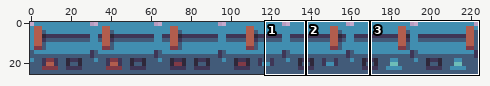
Sprite sheet -- assets/sprites/switch.png. Above, an overview of the earlier version with the close-up marked.
Close-up. As it was:
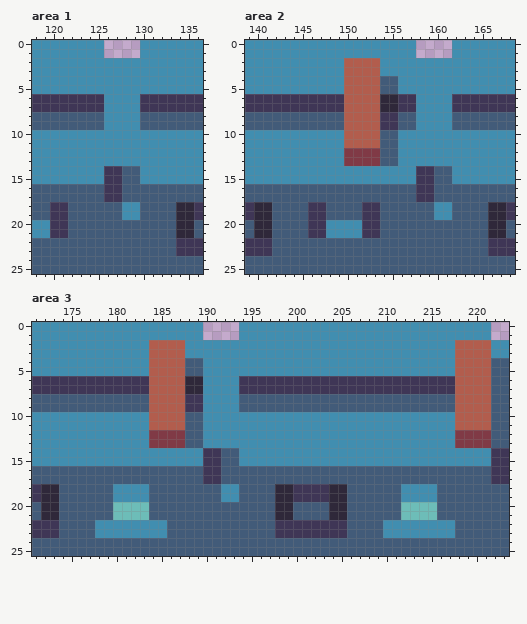
The file is 224x26 pixels. Shown: area 1: x 118..136, y 0..25; area 2: x 139..168, y 0..25; area 3: x 171..223, y 0..25. The commit also changed other parts of the picture, which this record leaves out.
New version:
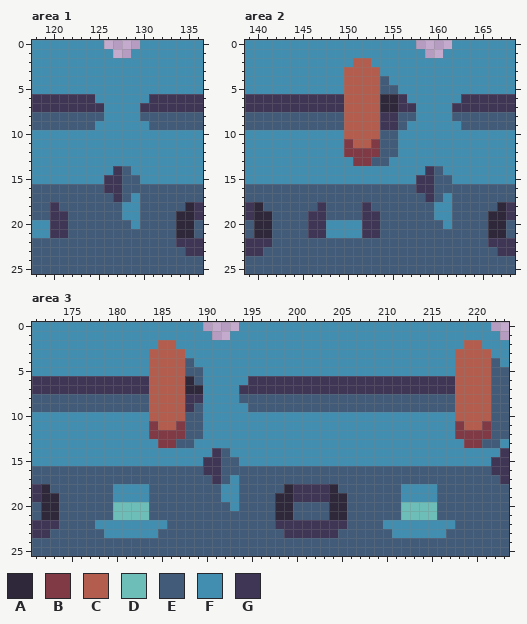
Palette (. is transparent): A #2f283a  B #803a46  C #b25d4d  D #6dbdb8  E #425b79  F #418eb0  G #3f3656
Difference:
Area 1:
y 1: x 126 . -> F; x 129 . -> F
y 6: x 125 G -> F; x 130 G -> F
y 9: x 125 E -> F; x 130 E -> F
y 14: x 126 G -> F; x 129 E -> F
y 17: x 126 G -> E; x 129 E -> F
y 18: x 121 G -> E; x 134 A -> E
y 20: x 129 E -> F
y 23: x 134 G -> E
Area 2:
y 1: x 158 . -> F; x 161 . -> F
y 2: x 150 C -> F; x 153 C -> F
y 4: x 155 E -> F
y 6: x 157 G -> F; x 162 G -> F
y 9: x 157 E -> F; x 162 E -> F
y 11: x 150 C -> B; x 153 C -> B
y 13: x 150 B -> F; x 153 B -> E; x 155 E -> F
y 14: x 158 G -> F; x 161 E -> F
y 17: x 158 G -> E; x 161 E -> F
y 18: x 141 A -> E; x 146 G -> E; x 153 G -> E; x 166 A -> E
y 20: x 161 E -> F
y 23: x 141 G -> E; x 166 G -> E
Area 3:
y 1: x 190 . -> F; x 193 . -> F; x 222 . -> F
y 2: x 184 C -> F; x 187 C -> F; x 218 C -> F; x 221 C -> F
y 4: x 189 E -> F; x 223 E -> F
y 6: x 189 A -> E; x 194 G -> F
y 9: x 189 G -> E; x 194 E -> F
y 11: x 184 C -> B; x 187 C -> B; x 218 C -> B; x 221 C -> B
y 13: x 184 B -> F; x 187 B -> E; x 189 E -> F; x 218 B -> F; x 221 B -> E; x 223 E -> F
y 14: x 190 G -> F; x 193 E -> F; x 222 G -> F
y 17: x 190 G -> E; x 193 E -> F; x 222 G -> E
y 18: x 173 A -> E; x 198 A -> E; x 205 A -> E
y 20: x 193 E -> F
y 23: x 173 G -> E; x 178 F -> E; x 185 F -> E; x 198 G -> E; x 205 G -> E; x 210 F -> E; x 217 F -> E
